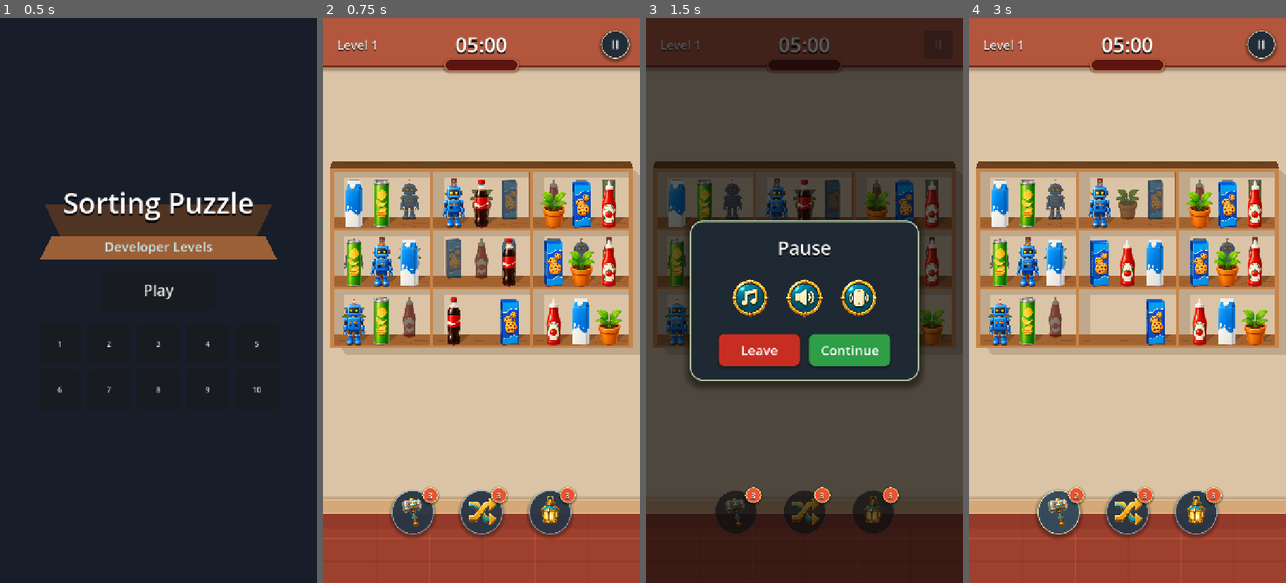
Above: before the commit, frames 1-4 (left to right).
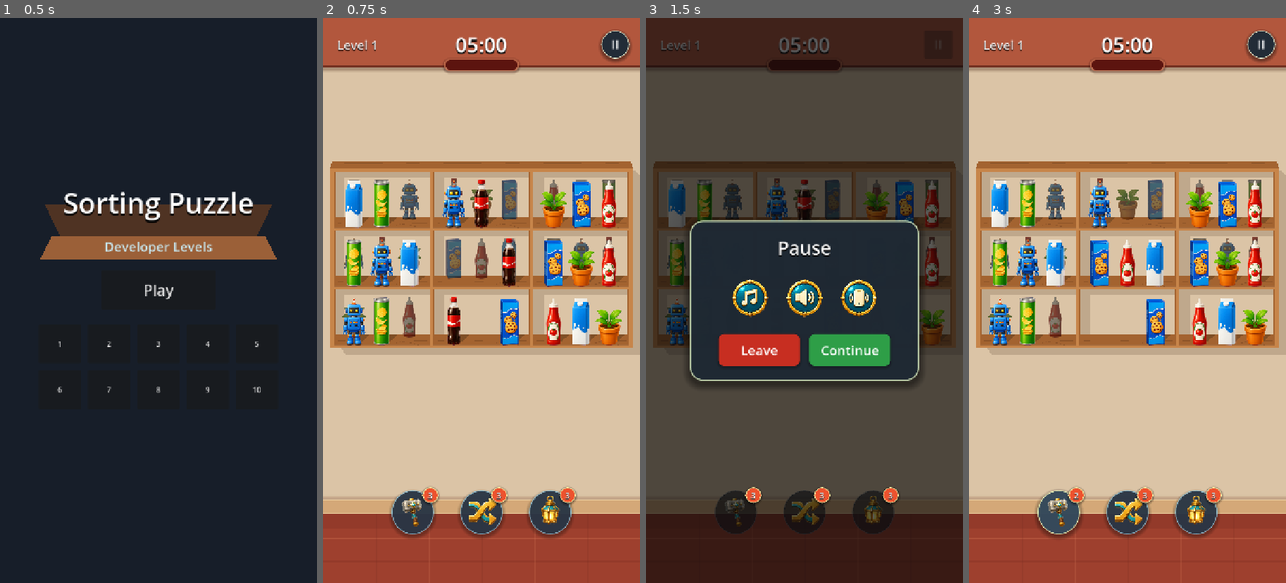
Above: after the commit, the same moments.

Repository: vladeque/sorting-puzzle
Game: Godot game, scene res://scenes/main_menu.tscn
The game is run twice, just before and just after one commit, with the same random seed, the same clock (stepped at 60 frames per second) and the same inputs.
Inputs:
- Up to frame 1 (0.5 s): no input
- Up to frame 2 (0.75 s): click "Play" at 0.5 s
- Up to frame 3 (1.5 s): click "II" at 1.25 s
- Up to frame 4 (3 s): click "Continue" at 2 s; click "3" at 2.75 s

Frame 1 is identical in both runs. In frame 2, 1.6% of the frame differs, in the area x 2-98%, y 25-56%; in frame 3, 0.2%; in frame 4, 1.6%.

Commit message:
Refine shelf shadow edges

Diff:
--- a/scenes/shelf.tscn
+++ b/scenes/shelf.tscn
@@ -51,21 +51,21 @@
 z_index = 7
 
 [node name="BackBoard" type="Polygon2D" parent="PlacementVisuals/Left/TopCeilingCap" unique_id=1551102547]
-color = Color(0.42, 0.26, 0.12, 1)
+color = Color(0.6392157, 0.3882353, 0.1882353, 1)
 polygon = PackedVector2Array(-108, -103, 112, -103, 112, -89, -112, -89)
 
-[node name="ShadowEdge" type="Polygon2D" parent="PlacementVisuals/Left/TopCeilingCap" unique_id=775207253]
-z_index = 1
-position = Vector2(216, 7)
-color = Color(0.6392157, 0.3882353, 0.1882353, 1)
-polygon = PackedVector2Array(-112.9, -88, -111.997, -88, -111.997, 11.629, -112.9, 11.686)
-uv = PackedVector2Array(-120.070244, -88.05257, -111.93141, -88.05257, -111.94102, -40.1336, -120.16375, -40.217506)
-
 [node name="GrainTop" type="Line2D" parent="PlacementVisuals/Left/TopCeilingCap" unique_id=1580024918]
 z_index = 3
 points = PackedVector2Array(-82, -100, -28, -100, 26, -99, 82, -100)
 width = 1.0
 default_color = Color(0.22, 0.12, 0.055, 0.32)
+
+[node name="LeftShadowEdge" type="Polygon2D" parent="PlacementVisuals/Left" unique_id=771038192]
+z_index = 3
+position = Vector2(9, 7)
+color = Color(0.6392157, 0.3882353, 0.1882353, 1)
+polygon = PackedVector2Array(-112.9, -88, -109.9, -88, -109.9, 11.629, -112.9, 11.686)
+uv = PackedVector2Array(-120.070244, -88.05257, -111.93141, -88.05257, -111.94102, -40.1336, -120.16375, -40.217506)
 
 [node name="Middle" type="Node2D" parent="PlacementVisuals" unique_id=2091187359]
 
@@ -89,21 +89,28 @@
 z_index = 7
 
 [node name="BackBoard" type="Polygon2D" parent="PlacementVisuals/Middle/TopCeilingCap" unique_id=74705353]
-color = Color(0.42, 0.26, 0.12, 1)
+color = Color(0.6392157, 0.3882353, 0.1882353, 1)
 polygon = PackedVector2Array(-112, -103, 112, -103, 112, -89, -112, -89)
 
-[node name="ShadowEdge" type="Polygon2D" parent="PlacementVisuals/Middle/TopCeilingCap" unique_id=1109398503]
-z_index = 1
+[node name="GrainTop" type="Line2D" parent="PlacementVisuals/Middle/TopCeilingCap" unique_id=1457537679]
+z_index = 3
+points = PackedVector2Array(-82, -100, -28, -100, 26, -99, 82, -100)
+width = 1.0
+default_color = Color(0.22, 0.12, 0.055, 0.32)
+
+[node name="LeftShadowEdge" type="Polygon2D" parent="PlacementVisuals/Middle" unique_id=269437209]
+z_index = 3
+position = Vector2(9, 7)
+color = Color(0.6392157, 0.3882353, 0.1882353, 1)
+polygon = PackedVector2Array(-113, -88, -111.5, -88, -111.5, 11.629, -113, 11.686)
+uv = PackedVector2Array(-120.070244, -88.05257, -111.93141, -88.05257, -111.94102, -40.1336, -120.16375, -40.217506)
+
+[node name="RightShadowEdge" type="Polygon2D" parent="PlacementVisuals/Middle" unique_id=444687036]
+z_index = 3
 position = Vector2(216, 7)
 color = Color(0.6392157, 0.3882353, 0.1882353, 1)
-polygon = PackedVector2Array(-112.9, -88, -111.997, -88, -111.997, 11.629, -112.9, 11.686)
-uv = PackedVector2Array(-120.070244, -88.05257, -111.93141, -88.05257, -111.94102, -40.1336, -120.16375, -40.217506)
-
-[node name="GrainTop" type="Line2D" parent="PlacementVisuals/Middle/TopCeilingCap" unique_id=1457537679]
-z_index = 3
-points = PackedVector2Array(-82, -100, -28, -100, 26, -99, 82, -100)
-width = 1.0
-default_color = Color(0.22, 0.12, 0.055, 0.32)
+polygon = PackedVector2Array(-113.4, -88, -111.9, -88, -111.9, 11.629, -113.4, 11.686)
+uv = PackedVector2Array(-120.070244, -88.05257, -111.93141, -88.05257, -111.94102, -40.1336, -120.16375, -40.217506)
 
 [node name="Right" type="Node2D" parent="PlacementVisuals" unique_id=1322441299]
 visible = false
@@ -128,21 +135,21 @@
 z_index = 7
 
 [node name="BackBoard" type="Polygon2D" parent="PlacementVisuals/Right/TopCeilingCap" unique_id=1203583019]
-color = Color(0.42, 0.26, 0.12, 1)
+color = Color(0.6392157, 0.3882353, 0.1882353, 1)
 polygon = PackedVector2Array(-112, -103, 108, -103, 112, -89, -112, -89)
 
-[node name="ShadowEdge" type="Polygon2D" parent="PlacementVisuals/Right/TopCeilingCap" unique_id=417592052]
-z_index = 1
+[node name="GrainTop" type="Line2D" parent="PlacementVisuals/Right/TopCeilingCap" unique_id=559407362]
+z_index = 3
+points = PackedVector2Array(-82, -100, -28, -100, 26, -99, 82, -100)
+width = 1.0
+default_color = Color(0.22, 0.12, 0.055, 0.32)
+
+[node name="RightShadowEdge" type="Polygon2D" parent="PlacementVisuals/Right" unique_id=1109398503]
+z_index = 3
 position = Vector2(216, 7)
 color = Color(0.6392157, 0.3882353, 0.1882353, 1)
-polygon = PackedVector2Array(-112.9, -88, -111.997, -88, -111.997, 11.629, -112.9, 11.686)
-uv = PackedVector2Array(-120.070244, -88.05257, -111.93141, -88.05257, -111.94102, -40.1336, -120.16375, -40.217506)
-
-[node name="GrainTop" type="Line2D" parent="PlacementVisuals/Right/TopCeilingCap" unique_id=559407362]
-z_index = 3
-points = PackedVector2Array(-82, -100, -28, -100, 26, -99, 82, -100)
-width = 1.0
-default_color = Color(0.22, 0.12, 0.055, 0.32)
+polygon = PackedVector2Array(-114.9, -88, -111.9, -88, -111.9, 11.629, -114.9, 11.686)
+uv = PackedVector2Array(-120.070244, -88.05257, -111.93141, -88.05257, -111.94102, -40.1336, -120.16375, -40.217506)
 
 [node name="Ceiling" type="Polygon2D" parent="." unique_id=590220440]
 z_index = 3
